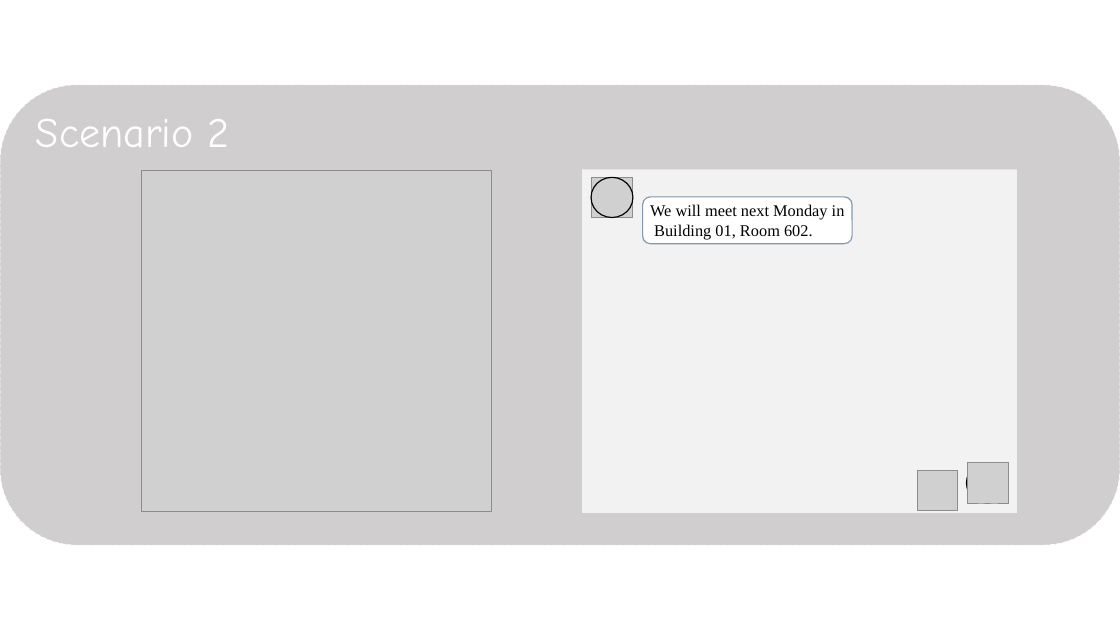
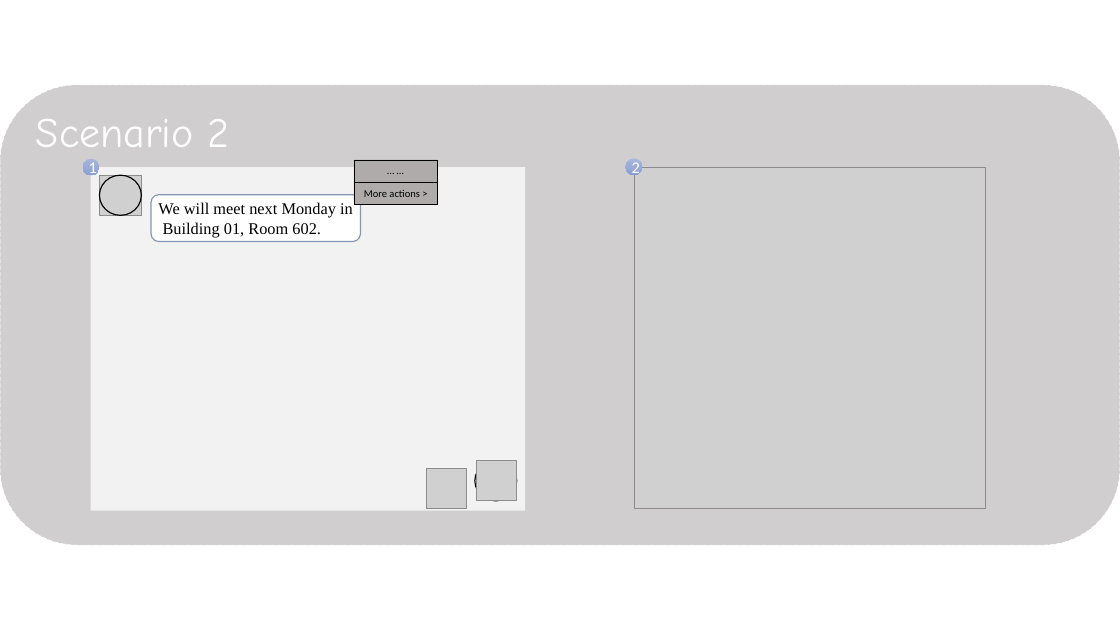
Before and after one commit to moira2k/TodoList, a slide deck: slide 5 of Documents/drawings.pptm. Drawn at 1120x630 pixels with LibreOffice and Linux fonts; fonts in the diff are those of the drawing; grey boxes stand for pictures. Boxes give left, top, right and bottom in pixels: in the first picture for what was removed or moved away, otherwise in the second. Text is boxed around its words. In the diff, an @@ line names an element or a change of style, - is before the commit and + after.

```diff
--- a/Documents/drawings.pptm
+++ b/Documents/drawings.pptm
@@ ellipse added at (x1=82, y1=159, x2=99, y2=176), fill gradient #A8B7DF to #9AABD9 to #889ED7, 14 pt, text #FFFFFF @@
+1
@@ picture moved from (x1=592, y1=177, x2=634, y2=218) to (x1=99, y1=176, x2=141, y2=216) @@
@@ ellipse moved from (x1=592, y1=177, x2=634, y2=218) to (x1=99, y1=176, x2=141, y2=216) @@
@@ rectangle added at (x1=354, y1=160, x2=437, y2=181), fill #AFABAB, outline #000000 0.25 pt, 9 pt, text #000000 @@
+… …
@@ ellipse added at (x1=626, y1=159, x2=643, y2=176), fill gradient #A8B7DF to #9AABD9 to #889ED7, 14 pt, text #FFFFFF @@
+2
@@ picture moved from (x1=141, y1=171, x2=492, y2=512) to (x1=634, y1=167, x2=985, y2=508) @@
@@ text "We will meet next Monday ..." moved from (x1=650, y1=204, x2=845, y2=240) to (x1=158, y1=202, x2=353, y2=238) @@
@@ 2 pictures, 1 rectangle, 1 ellipse, 1 rounded rectangle moved together from (x1=582, y1=169, x2=1017, y2=513) to (x1=91, y1=167, x2=525, y2=511) @@
@@ rectangle added at (x1=354, y1=181, x2=437, y2=203), fill #AFABAB, outline #000000 0.25 pt, 9 pt, text #000000 @@
+More actions >
```
Also in this commit, not shown: 1 other slide changed, 4 other files.
